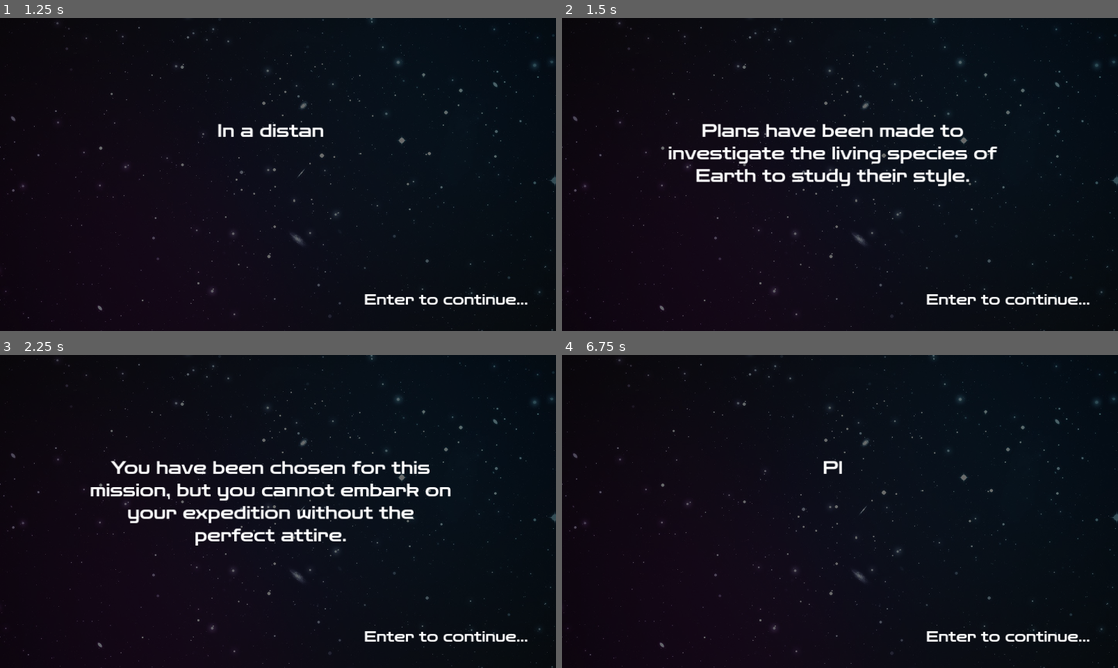
Above: before the commit, frames 1-4 (two rows, left to right).
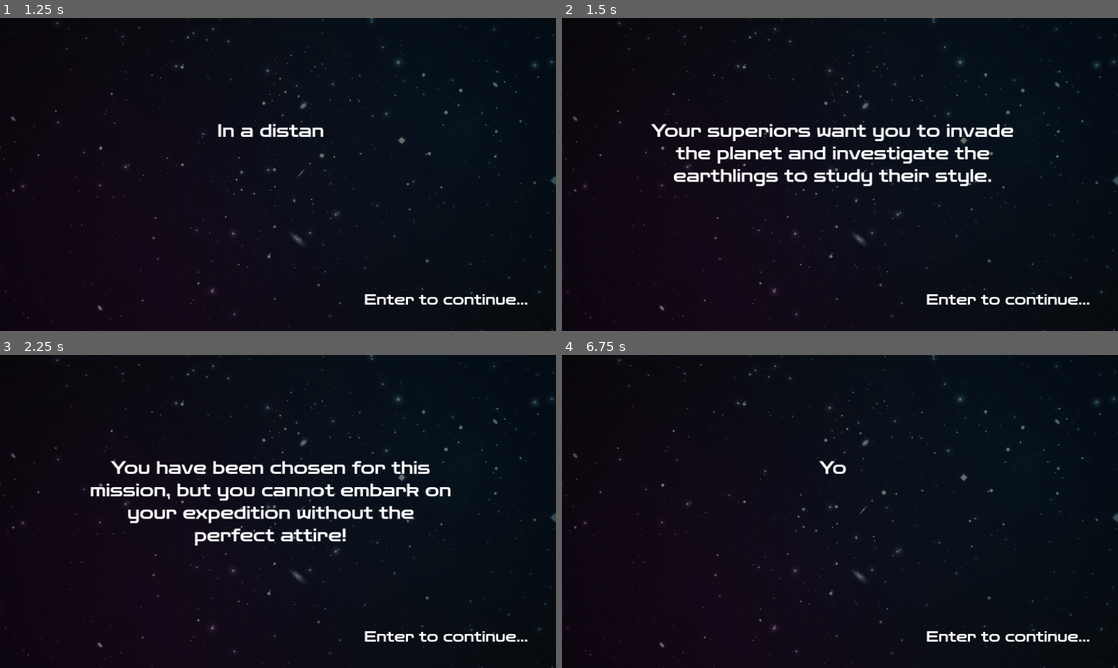
Above: after the commit, the same moments.

Repository: aanahid/HackNC2024
Game: Godot game, scene res://scenes/menu.tscn
The game is run twice, just before and just after one commit, with the same random seed, the same clock (stepped at 60 frames per second) and the same inputs.
Inputs (mouse positions are in pixels of both pictures, inside the frame that each line leads up to):
- Up to frame 1 (1.25 s): click (300, 212) at 0.5 s
- Up to frame 2 (1.5 s): tap Enter at 1.25, 1.35 s; move the mouse to (840, 174) at 1.27 s; click (840, 174) at 1.42 s
- Up to frame 3 (2.25 s): tap Space at 2 s; move the mouse to (166, 527) at 2.02 s; tap Enter at 2.1 s; click (166, 527) at 2.17 s
- Up to frame 4 (6.75 s): tap Enter at 2.75, 2.85, 3.6, 5.1, 6.6 s; move the mouse to (895, 442) at 2.77 s; click (895, 442) at 2.92 s; tap Space at 3.5 s; move the mouse to (812, 574) at 3.52 s; click (812, 574) at 3.67 s; click "Done" at 4.25 s; move the mouse to (1006, 558) at 5.02 s; click (1006, 558) at 5.17 s; click (862, 549) at 5.75 s; move the mouse to (673, 464) at 6.52 s; click (673, 464) at 6.67 s

Frame 1 is identical in both runs. In frame 2, 4.3% of the frame differs, in the area x 16-82%, y 33-54%; in frame 3, 0.3%; in frame 4, 0.1%.

Commit message:
mouse changes on buttons

Diff:
--- a/scenes/dress_invade.tscn
+++ b/scenes/dress_invade.tscn
@@ -1362,6 +1362,7 @@
 offset_top = 592.0
 offset_right = 1257.0
 offset_bottom = 668.0
+mouse_default_cursor_shape = 2
 theme_override_styles/panel = SubResource("StyleBoxFlat_3yh1n")
 
 [node name="TextureButton" type="TextureButton" parent="Next"]
@@ -1370,6 +1371,7 @@
 offset_top = 11.0
 offset_right = 120.0
 offset_bottom = 68.0
+mouse_default_cursor_shape = 2
 
 [node name="Label2" type="Label" parent="Next/TextureButton"]
 layout_mode = 0
@@ -1377,6 +1379,7 @@
 offset_top = 11.0
 offset_right = 94.0
 offset_bottom = 42.0
+mouse_default_cursor_shape = 2
 theme_override_fonts/font = ExtResource("39_oh70p")
 theme_override_font_sizes/font_size = 25
 text = "Done"
@@ -1395,6 +1398,7 @@
 offset_top = -2.0
 offset_right = 61.0
 offset_bottom = 60.0
+mouse_default_cursor_shape = 2
 
 [node name="CanvasLayer" type="CanvasLayer" parent="."]
 
--- a/scenes/menu.tscn
+++ b/scenes/menu.tscn
@@ -51,6 +51,7 @@
 offset_top = 424.0
 offset_right = 773.0
 offset_bottom = 474.0
+mouse_default_cursor_shape = 2
 
 [node name="play_button" type="TextureRect" parent="Play"]
 visible = false
@@ -64,6 +65,7 @@
 offset_top = 504.0
 offset_right = 768.0
 offset_bottom = 560.0
+mouse_default_cursor_shape = 2
 
 [node name="Exit" type="TextureButton" parent="."]
 layout_mode = 0
@@ -71,6 +73,7 @@
 offset_top = 592.0
 offset_right = 768.0
 offset_bottom = 648.0
+mouse_default_cursor_shape = 2
 
 [node name="CanvasLayer" type="CanvasLayer" parent="."]
 
--- a/scripts/cutscene.gd
+++ b/scripts/cutscene.gd
@@ -2,7 +2,7 @@
 
 var dialogue_lines = [
 		"Oh no! Your ship has malfunctioned and you find yourself stranded. Try to blend in with the earthlings so you don't get caught by government agents! It might be a good idea to hide your antennas...",
-		"You failed to evade the government agents. For what feels like an eternity, scientists take notes on your lack of fashion. Maybe next time...",
+		"You failed to evade the government agents. For what feels like an eternity, scientists examine your extraterrestrial fashion. Maybe next time you won't get caught...",
 		"You successfully evaded the government agents with your super graphic ultra modern style that helps you avoid capture. It is up to you to decide whether you remain on earth or continue your journey through space.",
 		"You are a universal trendsetter who continues to slay everyday. The universe marvels at your stunning ensemble. Super-duper! ✨",
 		"The earthlings are starstruck by your revolutionary regalia. As a fashion ambassador for aliens, you have helped forge a peaceful alliance between species. Marvelous! 🌍"
@@ -97,7 +97,7 @@
 		print(line)
 		await display_text(line)
 	if curr_round == 2:
-		if Global.currentAntenna == null and Global.tail == 0:
+		if !isAlien():
 			var new_texture = preload("res://assets/backgrounds/street.png")
 			$"../../background".texture = new_texture
 			var line = dialogue_lines[2]
@@ -111,7 +111,7 @@
 			await display_text(line)
 
 	if curr_round == 3:
-		if Global.currentAntenna == null and Global.tail == 0:
+		if !isAlien():
 			var new_texture = preload("res://assets/backgrounds/street.png")
 			$"../../background".texture = new_texture
 
--- a/scripts/intro.gd
+++ b/scripts/intro.gd
@@ -1,8 +1,8 @@
 extends Control
 var dialogue_lines = [
 	"In a distant galaxy, a mysterious blue and green planet called Earth has sparked the interest of your alien species. ",
-	"Plans have been made to investigate the living species of Earth to study their style.",
-	"You have been chosen for this mission, but you cannot embark on your expedition without the perfect attire."
+	"Your superiors want you to invade the planet and investigate the earthlings to study their style.",
+	"You have been chosen for this mission, but you cannot embark on your expedition without the perfect attire!"
 	]
 var curr_round = Global.round;
 @onready var dialogue_label = $Label
